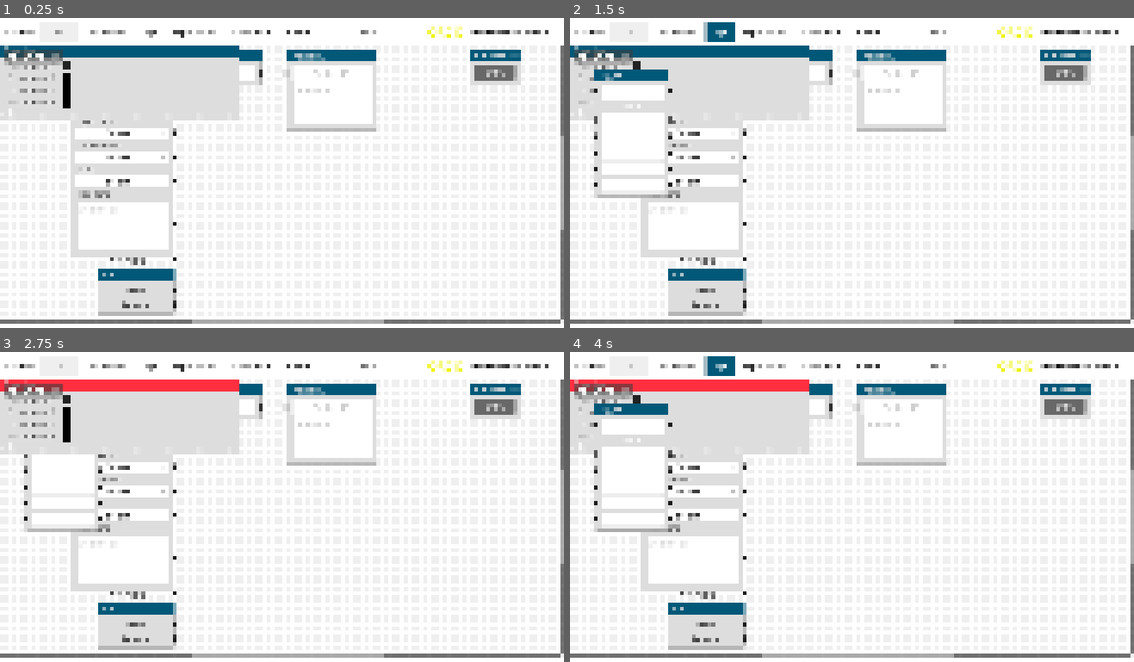
Above: before the commit, frames 1-4 (two rows, left to right).
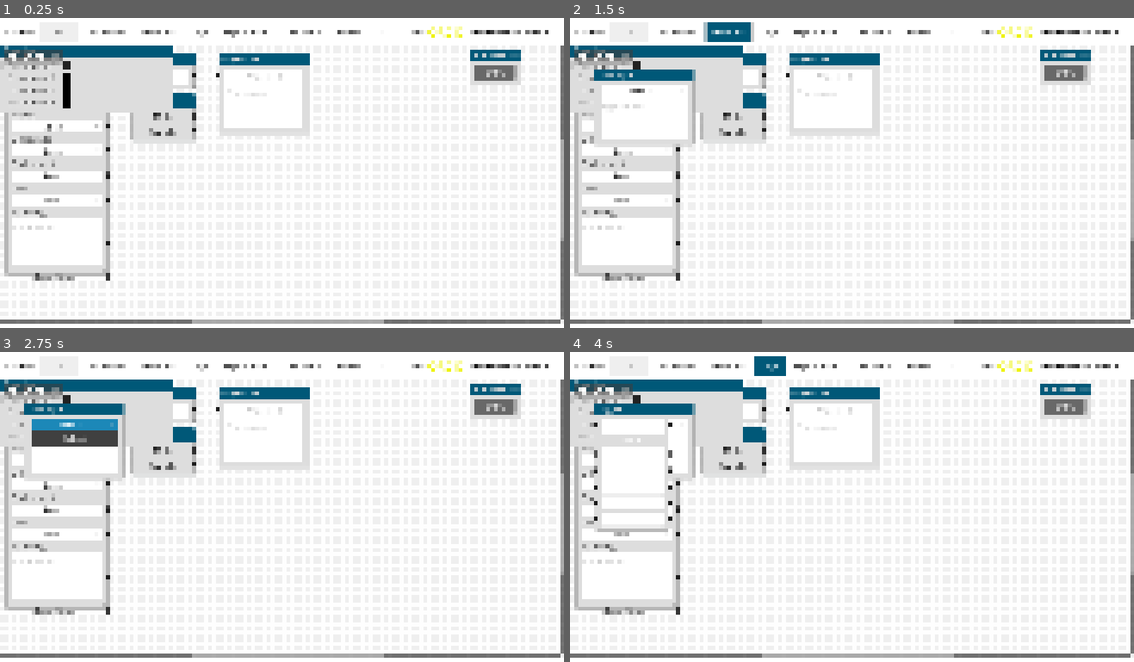
Above: after the commit, the same moments.

Repository: sciple/metadata-app
Game: Godot game, scene res://main.tscn
Two runs of this game, one before a commit and one after it. Both use one fixed random seed, a clock stepped at 60 frames per second and the inputs below.
Inputs (mouse positions are in pixels of both pictures, inside the frame that each line leads up to):
- Up to frame 1 (0.25 s): no input
- Up to frame 2 (1.5 s): click (626, 30) at 0.52 s; type "12" at 0.6 s; click (727, 30) at 1.25 s, where only the run after the commit has a clickable "Genotype"
- Up to frame 3 (2.75 s): click "Select" at 2 s
- Up to frame 4 (4 s): click "Operator" at 2.75 s; click "Cage" at 3.5 s

The runs differ from the first frame. In frame 1, 13% of the frame differs, in the area x 0-100%, y 3-97%; in frame 2, 14%; in frame 3, 17%; in frame 4, 14%.

Commit message:
genotype node

Diff:
--- /dev/null
+++ b/genotype/genotype.tscn
@@ -0,0 +1,34 @@
+[gd_scene load_steps=4 format=3 uid="uid://mig7333yeiab"]
+
+[ext_resource type="PackedScene" uid="uid://bnr0tg0ideh1y" path="res://node_element/node_element.tscn" id="1_at6b1"]
+[ext_resource type="PackedScene" uid="uid://b0qq2mo0de8cu" path="res://node_element/option_button.tscn" id="2_y2mrw"]
+[ext_resource type="PackedScene" uid="uid://2ef7xpk2mjkj" path="res://node_element/comments.tscn" id="3_oyywl"]
+
+[node name="genotype" instance=ExtResource("1_at6b1")]
+offset_right = 202.0
+title = "Genotype"
+slot/0/left_enabled = false
+slot/0/left_type = 0
+slot/0/left_color = Color(1, 1, 1, 1)
+slot/0/left_icon = null
+slot/0/right_enabled = false
+slot/0/right_type = 0
+slot/0/right_color = Color(1, 1, 1, 1)
+slot/0/right_icon = null
+slot/0/draw_stylebox = true
+slot/1/left_enabled = false
+slot/1/left_type = 0
+slot/1/left_color = Color(1, 1, 1, 1)
+slot/1/left_icon = null
+slot/1/right_enabled = false
+slot/1/right_type = 0
+slot/1/right_color = Color(1, 1, 1, 1)
+slot/1/right_icon = null
+slot/1/draw_stylebox = true
+
+[node name="option_button" parent="." index="1" instance=ExtResource("2_y2mrw")]
+layout_mode = 2
+
+[node name="comments" parent="." index="2" instance=ExtResource("3_oyywl")]
+layout_mode = 2
+placeholder_text = "type name"
--- a/global.gd
+++ b/global.gd
@@ -8,6 +8,7 @@
 var comment_index = -1
 var treatment_index = -1
 var operator_index = -1
+var genotype_index = -1
 var node_elements = {}
 
 var total_number_of_subjects = 0
@@ -19,6 +20,7 @@
 var comment_node = load("res://comment_plus/comment_plus.tscn")
 var treatment_node = load("res://treatment/treatment.tscn")
 var operator_node = load("res://operator/operator.tscn")
+var genotype_node = load("res://genotype/genotype.tscn")
 
 
 func create_node(node_name, node_type, node_index, node_position=Vector2(50,50)):
--- a/main.gd
+++ b/main.gd
@@ -32,7 +32,6 @@
 func _on_cage_button_pressed():
 	Global.create_node("cage", Global.cage_node, Global.cage_index)
 
-
 func _on_experiment_button_pressed():
 	Global.create_node("experiment",Global.experiment_node, Global.experiment_index)
 
@@ -47,6 +46,9 @@
 
 func _on_operator_button_pressed():
 	Global.create_node("operator",Global.operator_node, Global.operator_index)
+
+func _on_genotype_button_pressed():
+	Global.create_node("genotype",Global.genotype_node, Global.genotype_index)
 
 
 # -------------------- GLOBAL FUNCTIONS
--- a/main.tscn
+++ b/main.tscn
@@ -67,6 +67,10 @@
 [node name="operator_button" parent="toolbar" instance=ExtResource("2_iovf6")]
 layout_mode = 2
 text = "Operator"
+
+[node name="genotype_button" parent="toolbar" instance=ExtResource("2_iovf6")]
+layout_mode = 2
+text = "Genotype"
 
 [node name="cage_button" parent="toolbar" instance=ExtResource("2_iovf6")]
 layout_mode = 2
@@ -116,21 +120,21 @@
 
 [node name="MNMS" parent="GraphEdit" instance=ExtResource("3_wcure")]
 layout_mode = 0
-offset_left = 144.0
-offset_top = 12.0
-offset_right = 354.0
-offset_bottom = 433.0
-mouse_filter = 1
-position_offset = Vector2(144, 12)
+offset_left = 11.0
+offset_top = 50.0
+offset_right = 221.0
+offset_bottom = 471.0
+mouse_filter = 1
+position_offset = Vector2(11, 50)
 
 [node name="project" parent="GraphEdit" instance=ExtResource("6_b43n7")]
 layout_mode = 0
-offset_left = 584.0
-offset_top = 12.0
-offset_right = 770.0
-offset_bottom = 174.0
-mouse_filter = 1
-position_offset = Vector2(584, 12)
+offset_left = 445.0
+offset_top = 18.0
+offset_right = 631.0
+offset_bottom = 180.0
+mouse_filter = 1
+position_offset = Vector2(445, 18)
 draggable = false
 selectable = false
 
@@ -145,21 +149,21 @@
 
 [node name="operator" parent="GraphEdit" instance=ExtResource("7_gjysb")]
 layout_mode = 0
-offset_left = 404.0
-offset_top = 12.0
-offset_right = 533.0
-offset_bottom = 82.0
-mouse_filter = 1
-position_offset = Vector2(404, 12)
+offset_left = 268.0
+offset_top = 18.0
+offset_right = 397.0
+offset_bottom = 88.0
+mouse_filter = 1
+position_offset = Vector2(268, 18)
 
 [node name="sex_plus" parent="GraphEdit" instance=ExtResource("5_ijwid")]
 layout_mode = 0
-offset_left = 200.0
-offset_top = 458.0
-offset_right = 356.0
-offset_bottom = 551.0
-mouse_filter = 1
-position_offset = Vector2(200, 458)
+offset_left = 268.0
+offset_top = 104.0
+offset_right = 397.0
+offset_bottom = 197.0
+mouse_filter = 1
+position_offset = Vector2(268, 104)
 
 [node name="ConfirmationDialog" type="ConfirmationDialog" parent="GraphEdit"]
 initial_position = 2
@@ -171,11 +175,8 @@
 dialog_text = "Delete selected node(s)?"
 
 [node name="timeline" parent="GraphEdit" instance=ExtResource("8_t677l")]
-layout_mode = 0
-offset_left = 0.0
-offset_top = 0.0
-offset_right = 488.0
-offset_bottom = 155.0
+layout_mode = 1
+offset_left = -352.0
 mouse_filter = 1
 
 [node name="orcid_container" type="HBoxContainer" parent="."]
@@ -245,6 +246,7 @@
 [node name="PopupMenu" type="PopupMenu" parent="."]
 
 [connection signal="pressed" from="toolbar/operator_button" to="." method="_on_operator_button_pressed"]
+[connection signal="pressed" from="toolbar/genotype_button" to="." method="_on_genotype_button_pressed"]
 [connection signal="pressed" from="toolbar/cage_button" to="." method="_on_cage_button_pressed"]
 [connection signal="pressed" from="toolbar/experiment_button" to="." method="_on_experiment_button_pressed"]
 [connection signal="pressed" from="toolbar/treatment_button" to="." method="_on_treatment_button_pressed"]
--- a/timeline/timeline.tscn
+++ b/timeline/timeline.tscn
@@ -1,21 +1,26 @@
-[gd_scene load_steps=4 format=3 uid="uid://ca1808hb6f38m"]
+[gd_scene load_steps=3 format=3 uid="uid://ca1808hb6f38m"]
 
 [ext_resource type="PackedScene" uid="uid://bnr0tg0ideh1y" path="res://node_element/node_element.tscn" id="1_0g1vg"]
 [ext_resource type="PackedScene" uid="uid://jpdmj2inuyk1" path="res://UI/label.tscn" id="2_vhvn2"]
 
-[sub_resource type="StyleBoxFlat" id="StyleBoxFlat_24siy"]
-
 [node name="timeline" instance=ExtResource("1_0g1vg")]
-offset_left = 16.0
-offset_top = 24.0
-offset_right = 656.0
-offset_bottom = 179.0
-size_flags_horizontal = 0
-size_flags_vertical = 2
+anchors_preset = 3
+anchor_left = 1.0
+anchor_top = 1.0
+anchor_right = 1.0
+anchor_bottom = 1.0
+offset_left = -640.0
+offset_top = -137.0
+offset_right = 0.0
+offset_bottom = 0.0
+grow_horizontal = 0
+grow_vertical = 0
+size_flags_horizontal = 8
+size_flags_vertical = 8
 title = "Timeline"
-slot/0/left_enabled = false
+slot/0/left_enabled = true
 slot/0/left_type = 0
-slot/0/left_color = Color(1, 1, 1, 1)
+slot/0/left_color = Color(0.133333, 0.133333, 0.133333, 1)
 slot/0/left_icon = null
 slot/0/right_enabled = false
 slot/0/right_type = 0
@@ -49,15 +54,6 @@
 slot/3/right_color = Color(1, 1, 1, 1)
 slot/3/right_icon = null
 slot/3/draw_stylebox = true
-slot/4/left_enabled = true
-slot/4/left_type = 0
-slot/4/left_color = Color(1, 1, 1, 1)
-slot/4/left_icon = null
-slot/4/right_enabled = false
-slot/4/right_type = 0
-slot/4/right_color = Color(1, 1, 1, 1)
-slot/4/right_icon = null
-slot/4/draw_stylebox = true
 
 [node name="HSplitContainer" type="HSplitContainer" parent="." index="1"]
 layout_mode = 2
@@ -142,10 +138,3 @@
 custom_minimum_size = Vector2(20, 20)
 layout_mode = 2
 color = Color(1, 1, 1, 0)
-
-[node name="HSlider" type="HSlider" parent="." index="5"]
-layout_mode = 2
-theme_override_styles/slider = SubResource("StyleBoxFlat_24siy")
-rounded = true
-tick_count = 50
-ticks_on_borders = true
